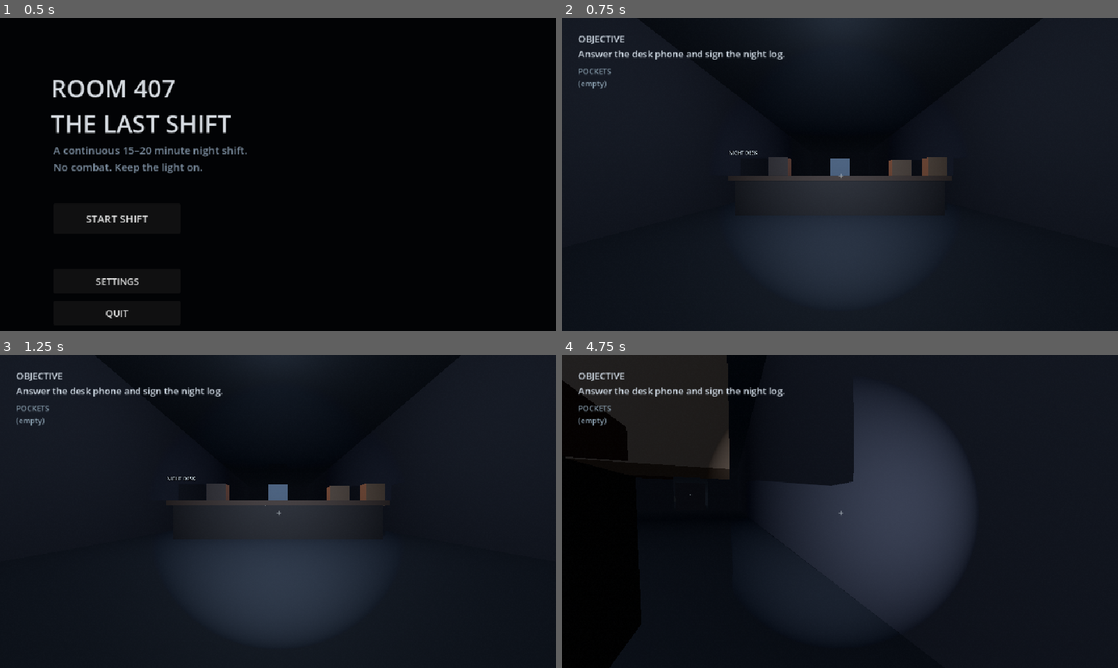
Above: before the commit, frames 1-4 (two rows, left to right).
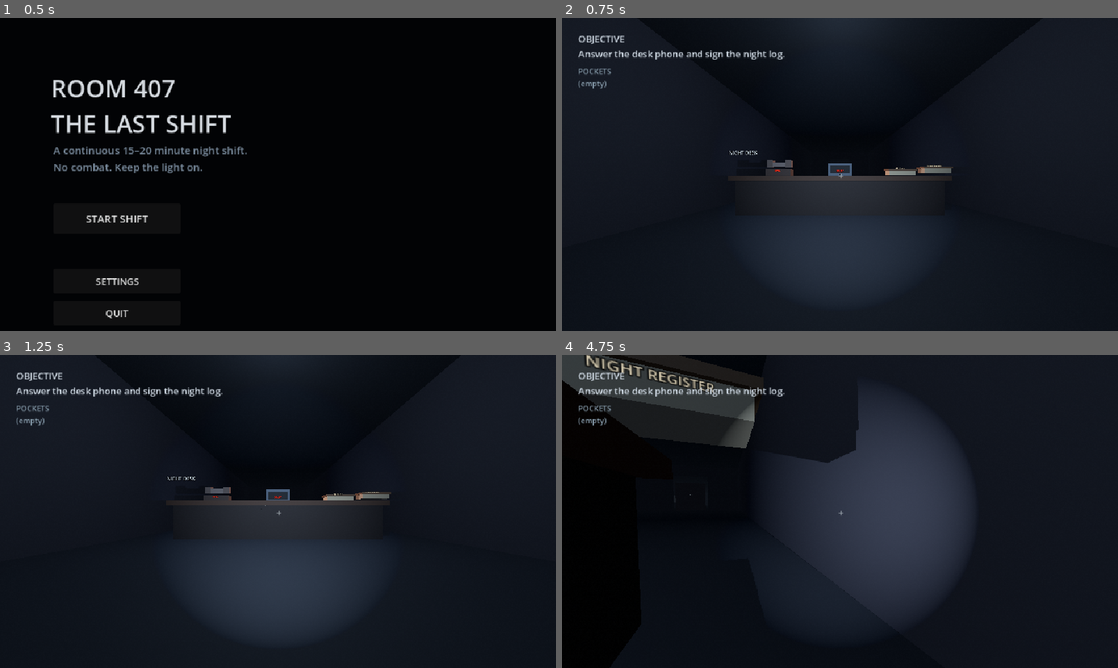
Above: after the commit, the same moments.

Repository: JasonTM17/Horror_Game_Funny
Game: Godot game, scene res://scenes/boot/boot.tscn
Two runs of this game, one before a commit and one after it. Both use one fixed random seed, a clock stepped at 60 frames per second and the inputs below.
Inputs (mouse positions are in pixels of both pictures, inside the frame that each line leads up to):
- Up to frame 1 (0.5 s): no input
- Up to frame 2 (0.75 s): click "START SHIFT" at 0.5 s
- Up to frame 3 (1.25 s): no input
- Up to frame 4 (4.75 s): tap Enter at 1.25 s; move the mouse to (867, 511) at 1.27 s; hold F (flashlight) 1.28-2.03 s; hold W (move_forward) from 1.28 s (still down); move the mouse to (812, 511) at 2.02 s; tap E (interact) at 2.1 s; move the mouse to (851, 505) at 2.77 s; hold Shift (sprint) 2.78-3.53 s; move the mouse to (834, 517) at 3.52 s; tap F (flashlight) at 3.6 s; move the mouse to (878, 514) at 4.27 s; hold E (interact) from 4.28 s (still down)

Frame 1 is identical in both runs. In frame 2, 0.8% of the frame differs, in the area x 36-71%, y 44-51%; in frame 3, 0.8%; in frame 4, 6.3%, in the area x 0-54%, y 0-42%.

Commit message:
feat: add readable procedural story props

Diff:
--- a/scripts/world/continuous-story-layout.gd
+++ b/scripts/world/continuous-story-layout.gd
@@ -3,6 +3,7 @@
 
 const STORY_SCRIPT := preload("res://scripts/interaction/story-interactable.gd")
 const DOOR_SCRIPT := preload("res://scripts/interaction/door-interactable.gd")
+const PROP_VISUALS := preload("res://scripts/world/story-prop-visual-builder.gd")
 
 static func build(director: Node3D) -> void:
 	_add_story(director, "phone", Vector3(-1.8, 1.18, WorldLayout.LOBBY_PROP_Z - 0.25), "Answer the phone", Color(0.16, 0.12, 0.1))
@@ -36,12 +37,7 @@
 	item.setup(director, id, label)
 	item.collision_layer = 9
 	director.add_child(item)
-	var mesh := MeshInstance3D.new()
-	var box := BoxMesh.new()
-	box.size = Vector3(0.55, 0.65, 0.45)
-	mesh.mesh = box
-	mesh.material_override = LevelGeometry.material(color)
-	item.add_child(mesh)
+	PROP_VISUALS.build(item, id, color)
 	var shape := CollisionShape3D.new()
 	var collider := BoxShape3D.new()
 	collider.size = Vector3(0.55, 0.65, 0.45)
--- /dev/null
+++ b/scripts/world/story-prop-visual-builder.gd
@@ -0,0 +1,156 @@
+class_name StoryPropVisualBuilder
+extends RefCounted
+
+static func build(parent: Node3D, id: String, color: Color) -> void:
+	match id:
+		"phone": _build_phone(parent, color)
+		"desk_clock": _build_clock(parent, color)
+		"logbook", "lobby_register": _build_book(parent, id, color)
+		"floor_notice", "memory_photo", "room_drawing", "final_clue": _build_paper_clue(parent, id, color)
+		"fuse_pickup": _build_fuse(parent, color)
+		"fuse_box": _build_fuse_box(parent, color)
+		"memory_cassette", "room_record": _build_cassette(parent, color)
+		"memory_rabbit": _build_rabbit(parent, color)
+		"memory_echo": _build_memory_echo(parent, color)
+		"radio": _build_radio(parent, color)
+		"room_bed_observation", "room_wardrobe_observation": _build_search_marker(parent, id, color)
+		"room_family_table": _build_family_table_clue(parent, color)
+		"exit": _build_exit_panel(parent, color)
+		_: _add_box(parent, "StoryProp", Vector3(0.55, 0.65, 0.45), Vector3.ZERO, color)
+
+static func _build_phone(parent: Node3D, color: Color) -> void:
+	_add_box(parent, "PhoneBase", Vector3(0.72, 0.22, 0.5), Vector3(0, -0.12, 0), color)
+	_add_box(parent, "PhoneHandset", Vector3(0.7, 0.13, 0.17), Vector3(0, 0.13, 0), color.lightened(0.18))
+	_add_box(parent, "PhoneReceiverLeft", Vector3(0.17, 0.2, 0.22), Vector3(-0.27, 0.16, 0), color.lightened(0.1))
+	_add_box(parent, "PhoneReceiverRight", Vector3(0.17, 0.2, 0.22), Vector3(0.27, 0.16, 0), color.lightened(0.1))
+	_add_label(parent, "PhoneIndicator", "RING", Vector3(0, -0.05, 0.27), Color(0.86, 0.18, 0.12), 13)
+
+static func _build_clock(parent: Node3D, color: Color) -> void:
+	_add_box(parent, "ClockBody", Vector3(0.72, 0.38, 0.24), Vector3.ZERO, color)
+	_add_box(parent, "ClockFace", Vector3(0.58, 0.22, 0.035), Vector3(0, 0, 0.135), Color(0.025, 0.03, 0.035))
+	_add_label(parent, "ClockDigits", "00:07", Vector3(0, -0.05, 0.16), Color(0.82, 0.16, 0.12), 18)
+
+static func _build_book(parent: Node3D, id: String, color: Color) -> void:
+	_add_box(parent, "BookPages", Vector3(0.75, 0.13, 0.52), Vector3(0, -0.05, 0), Color(0.48, 0.44, 0.36))
+	_add_box(parent, "BookCover", Vector3(0.82, 0.05, 0.58), Vector3(0, 0.04, 0), color)
+	var title := "NIGHT REGISTER" if id == "lobby_register" else "SHIFT LOG"
+	_add_label(parent, "BookTitle", title, Vector3(0, 0.09, 0.04), Color(0.76, 0.72, 0.62), 11)
+
+static func _build_paper_clue(parent: Node3D, id: String, color: Color) -> void:
+	var vertical := id == "floor_notice" or id == "room_drawing"
+	var size := Vector3(0.86, 0.95, 0.045) if vertical else Vector3(0.75, 0.04, 0.58)
+	_add_box(parent, "PaperClue", size, Vector3.ZERO, color.lightened(0.2))
+	var text: String = {
+		"floor_notice": "FLOOR 4\nCLOSED 2007",
+		"memory_photo": "00:07",
+		"room_drawing": "ME + RABBIT",
+		"final_clue": "RUN TO RED"
+	}.get(id, "CLUE")
+	var label_position := Vector3(0, 0, 0.035) if vertical else Vector3(0, 0.055, 0.04)
+	_add_label(parent, "PaperWriting", text, label_position, Color(0.3, 0.07, 0.06), 12)
+
+static func _build_fuse(parent: Node3D, color: Color) -> void:
+	_add_cylinder(parent, "FuseGlass", 0.15, 0.5, Vector3.ZERO, color.lightened(0.18))
+	_add_cylinder(parent, "FuseCapTop", 0.19, 0.1, Vector3(0, 0.27, 0), Color(0.36, 0.32, 0.22))
+	_add_cylinder(parent, "FuseCapBottom", 0.19, 0.1, Vector3(0, -0.27, 0), Color(0.36, 0.32, 0.22))
+
+static func _build_fuse_box(parent: Node3D, color: Color) -> void:
+	_add_box(parent, "FuseBoxCase", Vector3(0.9, 1.05, 0.3), Vector3.ZERO, color)
+	_add_box(parent, "FuseBoxDoor", Vector3(0.72, 0.82, 0.04), Vector3(0, 0, 0.17), color.lightened(0.12))
+	_add_box(parent, "FuseSlot", Vector3(0.16, 0.5, 0.06), Vector3(0, 0, 0.21), Color(0.035, 0.035, 0.04))
+
+static func _build_cassette(parent: Node3D, color: Color) -> void:
+	_add_box(parent, "CassetteBody", Vector3(0.75, 0.48, 0.16), Vector3.ZERO, color.lightened(0.12))
+	_add_cylinder(parent, "CassetteReelLeft", 0.12, 0.06, Vector3(-0.19, 0, 0.12), Color(0.52, 0.48, 0.4), Vector3(PI / 2.0, 0, 0))
+	_add_cylinder(parent, "CassetteReelRight", 0.12, 0.06, Vector3(0.19, 0, 0.12), Color(0.52, 0.48, 0.4), Vector3(PI / 2.0, 0, 0))
+
+static func _build_rabbit(parent: Node3D, color: Color) -> void:
+	_add_sphere(parent, "RabbitBody", Vector3(0.24, 0.32, 0.2), Vector3(0, -0.12, 0), color)
+	_add_sphere(parent, "RabbitHead", Vector3(0.2, 0.2, 0.18), Vector3(0, 0.2, 0), color.lightened(0.08))
+	_add_capsule(parent, "RabbitEarLeft", 0.07, 0.34, Vector3(-0.11, 0.48, 0), color)
+	_add_capsule(parent, "RabbitEarRight", 0.07, 0.34, Vector3(0.11, 0.48, 0), color)
+	_add_sphere(parent, "RabbitEye", Vector3(0.035, 0.035, 0.025), Vector3(-0.07, 0.23, 0.17), Color(0.015, 0.01, 0.01))
+
+static func _build_memory_echo(parent: Node3D, color: Color) -> void:
+	_add_box(parent, "MemoryEchoSlab", Vector3(1.25, 0.9, 0.05), Vector3.ZERO, color)
+	_add_label(parent, "MemoryEchoWriting", "I REMEMBER", Vector3(0, 0, 0.04), Color(0.86, 0.16, 0.13), 16)
+
+static func _build_radio(parent: Node3D, color: Color) -> void:
+	_add_box(parent, "RadioBody", Vector3(0.92, 0.58, 0.4), Vector3.ZERO, color.lightened(0.12))
+	_add_box(parent, "RadioSpeaker", Vector3(0.44, 0.34, 0.035), Vector3(-0.17, 0, 0.215), Color(0.035, 0.04, 0.045))
+	_add_cylinder(parent, "RadioDial", 0.11, 0.06, Vector3(0.29, -0.06, 0.24), Color(0.54, 0.48, 0.36), Vector3(PI / 2.0, 0, 0))
+	_add_label(parent, "RadioChannel", "CH 04", Vector3(0.21, 0.16, 0.24), Color(0.62, 0.76, 0.68), 11)
+
+static func _build_search_marker(parent: Node3D, id: String, color: Color) -> void:
+	_add_box(parent, "SearchHandle", Vector3(0.18, 0.42, 0.16), Vector3.ZERO, color.lightened(0.22))
+	_add_label(parent, "SearchMark", "X" if id == "room_bed_observation" else "407", Vector3(0, 0, 0.1), Color(0.72, 0.16, 0.13), 14)
+
+static func _build_family_table_clue(parent: Node3D, color: Color) -> void:
+	_add_box(parent, "FamilyPhoto", Vector3(0.62, 0.06, 0.48), Vector3.ZERO, color.lightened(0.2))
+	for index in 4:
+		_add_cylinder(parent, "Plate%d" % index, 0.1, 0.025, Vector3(-0.3 + index * 0.2, 0.06, -0.05), Color(0.5, 0.46, 0.38))
+
+static func _build_exit_panel(parent: Node3D, color: Color) -> void:
+	_add_box(parent, "ExitPanel", Vector3(1.2, 0.55, 0.12), Vector3.ZERO, color)
+	_add_label(parent, "ExitWriting", "EXIT", Vector3(0, 0, 0.08), Color(0.92, 0.18, 0.12), 20)
+
+static func _add_box(parent: Node3D, name: String, size: Vector3, position: Vector3, color: Color) -> void:
+	var instance := MeshInstance3D.new()
+	instance.name = name
+	var mesh := BoxMesh.new()
+	mesh.size = size
+	instance.mesh = mesh
+	instance.position = position
+	instance.material_override = LevelGeometry.material(color)
+	parent.add_child(instance)
+
+static func _add_cylinder(parent: Node3D, name: String, radius: float, height: float, position: Vector3, color: Color, rotation := Vector3.ZERO) -> void:
+	var instance := MeshInstance3D.new()
+	instance.name = name
+	var mesh := CylinderMesh.new()
+	mesh.top_radius = radius
+	mesh.bottom_radius = radius
+	mesh.height = height
+	mesh.radial_segments = 10
+	instance.mesh = mesh
+	instance.position = position
+	instance.rotation = rotation
+	instance.material_override = LevelGeometry.material(color)
+	parent.add_child(instance)
+
+static func _add_sphere(parent: Node3D, name: String, scale: Vector3, position: Vector3, color: Color) -> void:
+	var instance := MeshInstance3D.new()
+	instance.name = name
+	var mesh := SphereMesh.new()
+	mesh.radial_segments = 10
+	mesh.rings = 6
+	instance.mesh = mesh
+	instance.scale = scale
+	instance.position = position
+	instance.material_override = LevelGeometry.material(color)
+	parent.add_child(instance)
+
+static func _add_capsule(parent: Node3D, name: String, radius: float, height: float, position: Vector3, color: Color) -> void:
+	var instance := MeshInstance3D.new()
+	instance.name = name
+	var mesh := CapsuleMesh.new()
+	mesh.radius = radius
+	mesh.height = height
+	mesh.radial_segments = 8
+	mesh.rings = 3
+	instance.mesh = mesh
+	instance.position = position
+	instance.material_override = LevelGeometry.material(color)
+	parent.add_child(instance)
+
+static func _add_label(parent: Node3D, name: String, text: String, position: Vector3, color: Color, font_size: int) -> void:
+	var label := Label3D.new()
+	label.name = name
+	label.text = text
+	label.position = position
+	label.modulate = color
+	label.font_size = font_size
+	label.outline_size = 4
+	label.outline_modulate = Color(0.01, 0.01, 0.015, 0.9)
+	label.no_depth_test = true
+	parent.add_child(label)
--- a/tests/checkpoint-layout-test.gd
+++ b/tests/checkpoint-layout-test.gd
@@ -31,6 +31,18 @@
 	if not _require(gameplay.has_node("Ceiling") and gameplay.has_node("NightDeskBase"), "continuous corridor dressing missing"): return
 	for observation_id in ["desk_clock", "lobby_register", "floor_notice", "memory_echo", "room_bed_observation", "room_wardrobe_observation", "room_family_table"]:
 		if not _require(gameplay.has_node(observation_id), "%s observation prop missing" % observation_id): return
+	var prop_signatures := {
+		"phone": ["PhoneBase", "PhoneHandset", "PhoneIndicator"],
+		"desk_clock": ["ClockBody", "ClockDigits"],
+		"lobby_register": ["BookPages", "BookTitle"],
+		"memory_rabbit": ["RabbitBody", "RabbitEarLeft", "RabbitEarRight"],
+		"radio": ["RadioBody", "RadioDial", "RadioChannel"],
+		"room_family_table": ["FamilyPhoto", "Plate3"]
+	}
+	for prop_id: String in prop_signatures:
+		var prop := gameplay.get_node(prop_id)
+		for part_name: String in prop_signatures[prop_id]:
+			if not _require(prop.has_node(part_name), "%s lost recognizable visual part %s" % [prop_id, part_name]): return
 	var world_environment: WorldEnvironment
 	for child in gameplay.get_children():
 		if child is WorldEnvironment:
Not shown, added: scripts/world/story-prop-visual-builder.gd.uid
